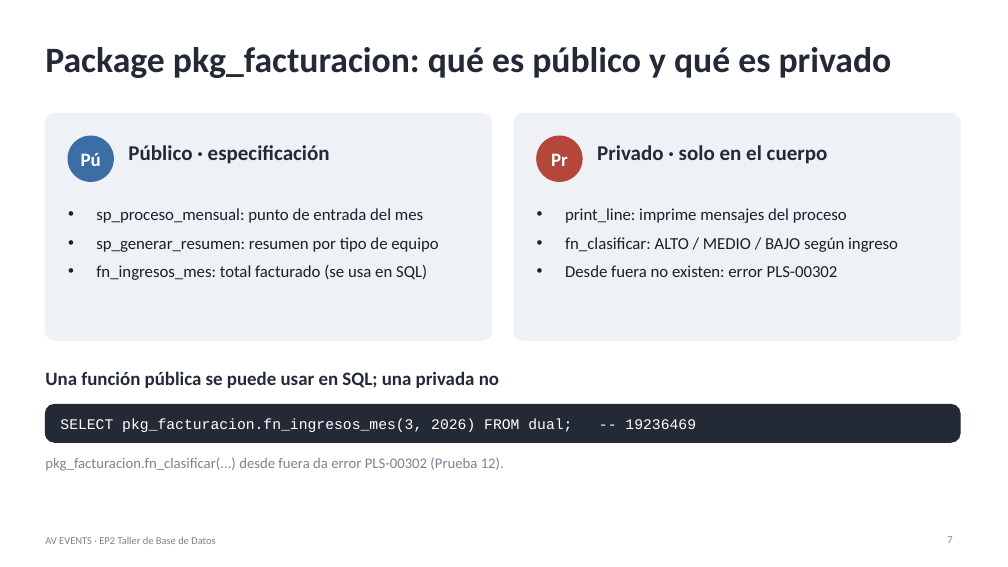
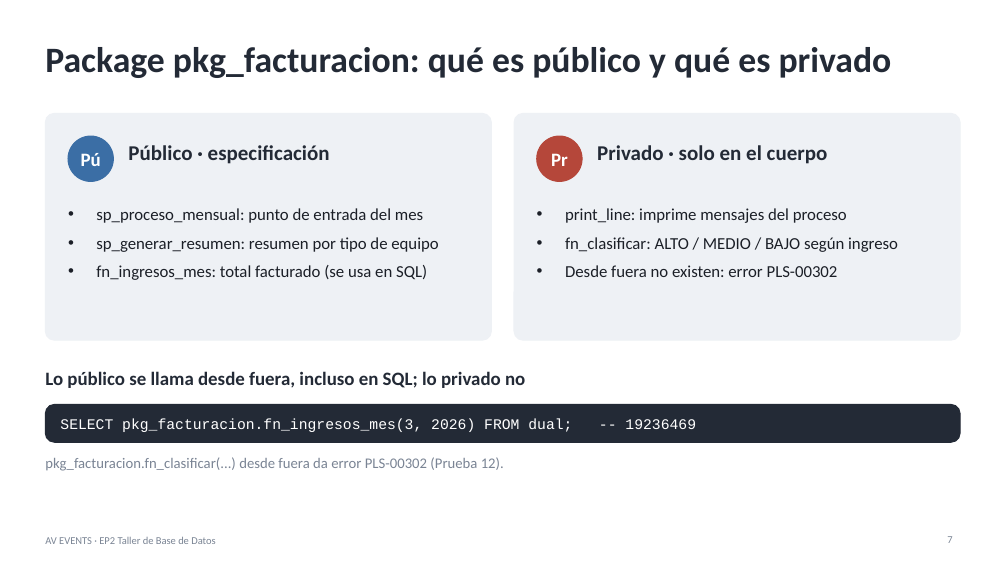
Before and after one commit to NotKyaru/SFdA_AV-Events, a slide deck: slide 7 of presentacion/Presentacion_EP2_AV_EVENTS.pptx. Drawn at 1008x567 pixels with LibreOffice and Linux fonts; fonts in the diff are those of the drawing. Boxes give left, top, right and bottom in pixels: in the first picture for what was removed or moved away, otherwise in the second. Text is boxed around its words. In the diff, an @@ line names an element or a change of style, - is before the commit and + after.

```diff
--- a/presentacion/Presentacion_EP2_AV_EVENTS.pptx
+++ b/presentacion/Presentacion_EP2_AV_EVENTS.pptx
@@ text at [45, 371, 525, 388]: text changed @@
-Una función pública se puede usar en SQL; una privada no
+Lo público se llama desde fuera, incluso en SQL; lo privado no
```
Also in this commit, not shown: 2 other slides changed, 5 other files.
